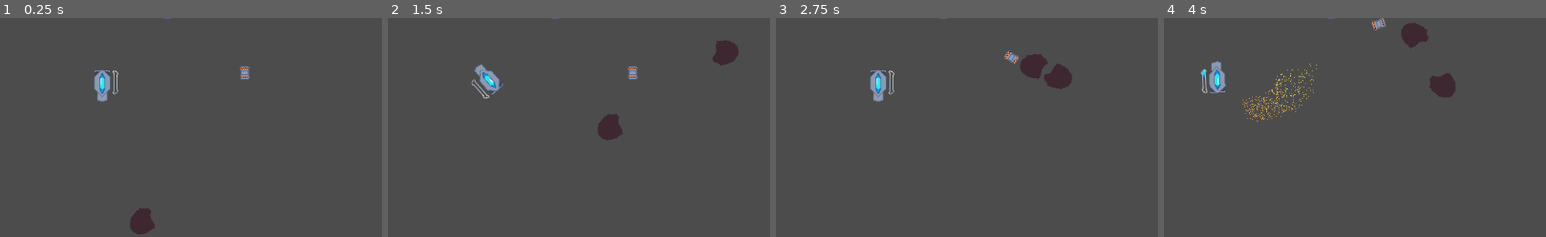
Above: before the commit, frames 1-4 (left to right).
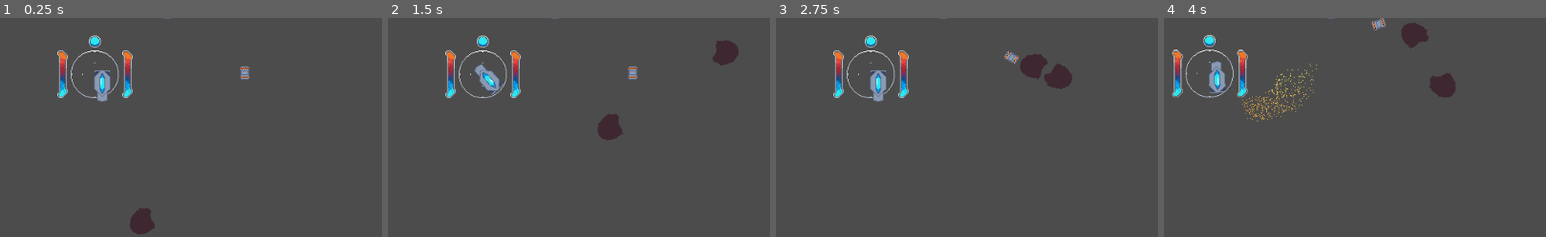
Above: after the commit, the same moments.

Repository: UnwarySage/Subthermal
Game: Godot game, scene res://level/Main.tscn
Same seed, same stepped clock (60 frames per second), same inputs: the game is played once before the commit and once after it.
Inputs:
- Up to frame 1 (0.25 s): no input
- Up to frame 2 (1.5 s): hold D (player_turn_right) 0.53-1.28 s; hold Down (player_brake) from 1.28 s (still down)
- Up to frame 3 (2.75 s): release Down (player_brake) at 2.03 s; hold D (player_turn_right) from 2.03 s (still down)
- Up to frame 4 (4 s): release D (player_turn_right) at 2.78 s; hold W (player_forward) 2.78-3.53 s; hold A (player_turn_left) from 3.53 s (still down)
The pictures show only the part of the screen within x 39-89%, y 50-100%; the shares and areas given below are measured in that part.

The runs differ from the first frame. In frame 1, 1.2% of the frame differs, in the area x 15-35%, y 7-37%; in frame 2, 1.3%; in frame 3, 1.2%; in frame 4, 1.4%, in the area x 2-22%, y 7-37%.
Error after the commit: Parse Error: Indented block expected after declaration of "_physics_process" function. (res://entities/player/PlayerHud.gd:20)

Commit message:
improve player HUD
HUD has life counter
HUD is bigger, and does not rotate
HUD is now a subtree, and communicates with player via signals

Diff:
--- a/game/entities/asteroid/AsteroidFactory.gd
+++ b/game/entities/asteroid/AsteroidFactory.gd
@@ -12,5 +12,4 @@
 	chosen.linear_velocity = self.linear_velocity
 	chosen.global_position = self.global_position
 	chosen.rotation = self.rotation
-	print(self.global_position)
 	self.queue_free()
--- a/game/entities/asteroid/AsteroidFactory.tscn
+++ b/game/entities/asteroid/AsteroidFactory.tscn
@@ -6,7 +6,7 @@
 [ext_resource path="res://entities/asteroid/Asteroid3.tscn" type="PackedScene" id=4]
 [ext_resource path="res://entities/asteroid/Asteroid4.tscn" type="PackedScene" id=5]
 
-[node name="AsteroidFactory" type="RigidBody2D"]
+[node name="AsteroidFactory" type="RigidBody2D" index="0"]
 
 input_pickable = false
 collision_layer = 1
--- /dev/null
+++ b/game/entities/player/LifeIcon.tscn
@@ -0,0 +1,22 @@
+[gd_scene load_steps=2 format=2]
+
+[ext_resource path="res://entities/player/ship_ui_life.png" type="Texture" id=1]
+
+[node name="LifeIcon" type="TextureRect"]
+
+anchor_left = 0.5
+anchor_top = 0.5
+anchor_right = 0.5
+anchor_bottom = 0.5
+margin_left = -20.0
+margin_top = -20.0
+margin_right = 20.0
+margin_bottom = 20.0
+rect_pivot_offset = Vector2( 0, 0 )
+rect_clip_content = false
+mouse_filter = 1
+mouse_default_cursor_shape = 0
+size_flags_horizontal = 1
+size_flags_vertical = 1
+texture = ExtResource( 1 )
+stretch_mode = 0
--- /dev/null
+++ b/game/entities/player/PlayerHud.gd
@@ -0,0 +1,20 @@
+extends VBoxContainer
+var life_icon_scene = preload("res://entities/player/LifeIcon.tscn")
+
+
+
+func _on_ShipBody_heat_updated(new_val):
+	$HBoxContainer/ThermalGauge.value = new_val
+	$HBoxContainer/ThermalGauge.max_value = self.get_parent().get_parent().thermal_buffer
+
+func _on_ShipBody_life_updated(new_val):
+	adjust_life_icons(new_val)
+
+func adjust_life_icons(new_amount):
+	for child in $LifeContainer.get_children():
+		child.queue_free()
+	for val in range(new_amount):
+		var child = life_icon_scene.instance()
+		$LifeContainer.add_child(child)
+
+func _physics_process(delta):
--- a/game/entities/player/Ship.gd
+++ b/game/entities/player/Ship.gd
@@ -17,15 +17,16 @@
 onready var damage = 0
 
 signal overheated
+signal heat_updated
+signal life_updated
 
 func _ready():
 	$EngineTarget.position.y = -engine_strength
 	$ThrusterTarget.position.x = thruster_strength
 	GAMEKEEPER.register_player(self)
+	emit_signal("life_updated", max_health-damage)
 
 func _process(delta):
-	$ThermalGauge.max_value = thermal_buffer
-	$ThermalGauge.value = temperature
 	if (temperature > 0):
 		temperature -= thermal_bleed_rate
 	if (temperature > thermal_buffer):
@@ -33,6 +34,7 @@
 	if (temperature > thermal_buffer * 3):
 		temperature = thermal_buffer * 3
 		print("maxed heat")
+	emit_signal("heat_updated", temperature)
 
 func _integrate_forces(state):
 	self.applied_force = Vector2()
@@ -79,5 +81,6 @@
 
 func accept_damage(damage_amount):
 	damage += damage_amount
+	emit_signal("life_updated", max_health-damage)
 	if (damage >= max_health):
 		GAMEKEEPER.new_level()
--- a/game/entities/player/Ship.tscn
+++ b/game/entities/player/Ship.tscn
@@ -1,9 +1,13 @@
-[gd_scene load_steps=12 format=2]
+[gd_scene load_steps=16 format=2]
 
 [ext_resource path="res://entities/player/Ship.gd" type="Script" id=1]
 [ext_resource path="res://entities/player/ship.png" type="Texture" id=2]
-[ext_resource path="res://entities/player/temperature_gauge_outer.png" type="Texture" id=3]
-[ext_resource path="res://entities/player/temperature_gauge_inner.png" type="Texture" id=4]
+[ext_resource path="res://level/Follower.tscn" type="PackedScene" id=3]
+[ext_resource path="res://entities/player/PlayerHud.gd" type="Script" id=4]
+[ext_resource path="res://entities/player/ship_ui_life.png" type="Texture" id=5]
+[ext_resource path="res://entities/player/temperature_gauge_outer.png" type="Texture" id=6]
+[ext_resource path="res://entities/player/temperature_gauge_inner.png" type="Texture" id=7]
+[ext_resource path="res://entities/player/ship_ui_background.png" type="Texture" id=8]
 
 [sub_resource type="CapsuleShape2D" id=1]
 
@@ -80,7 +84,7 @@
 anim_loop = false
 _sections_unfolded = [ "Color", "Emission Shape", "Flags", "Hue Variation", "Initial Velocity", "Linear Accel", "Spread" ]
 
-[node name="ShipBody" type="RigidBody2D" index="0" groups=[
+[node name="ShipBody" type="RigidBody2D" groups=[
 "has_temperature",
 "ship",
 "player",
@@ -105,7 +109,7 @@
 angular_velocity = 0.0
 angular_damp = -1.0
 script = ExtResource( 1 )
-_sections_unfolded = [ "Linear" ]
+_sections_unfolded = [ "Linear", "Transform" ]
 stat_engine_strength = 150.0
 stat_engine_heat = 0.5
 stat_thruster_strength = 1.0
@@ -139,38 +143,7 @@
 position = Vector2( 0, 30 )
 _sections_unfolded = [ "Transform" ]
 
-[node name="ThermalGauge" type="TextureProgress" parent="." index="6"]
-
-anchor_left = 0.0
-anchor_top = 0.0
-anchor_right = 0.0
-anchor_bottom = 0.0
-margin_top = -15.0
-margin_right = 32.0
-margin_bottom = 17.0
-rect_pivot_offset = Vector2( 0, 0 )
-rect_clip_content = false
-mouse_filter = 0
-mouse_default_cursor_shape = 0
-size_flags_horizontal = 1
-size_flags_vertical = 0
-min_value = 0.0
-max_value = 30.0
-step = 1.0
-page = 0.0
-value = 29.0
-exp_edit = false
-rounded = true
-texture_under = null
-texture_over = ExtResource( 3 )
-texture_progress = ExtResource( 4 )
-fill_mode = 3
-radial_fill_degrees = 360.0
-radial_center_offset = Vector2( 0, 0 )
-nine_patch_stretch = false
-_sections_unfolded = [ "Anchor", "Margin", "Rect" ]
-
-[node name="EngineTrail" type="Particles2D" parent="." index="7"]
+[node name="EngineTrail" type="Particles2D" parent="." index="6"]
 
 position = Vector2( 0, -15 )
 rotation = -1.5708
@@ -195,4 +168,169 @@
 v_frames = 1
 _sections_unfolded = [ "Drawing", "Process Material", "Transform", "Z Index" ]
 
+[node name="Follower" parent="." index="7" instance=ExtResource( 3 )]
+
+z_index = -1
+_sections_unfolded = [ "Visibility", "Z Index" ]
+
+[node name="VBoxContainer" type="VBoxContainer" parent="Follower" index="0"]
+
+anchor_left = 0.5
+anchor_top = 0.5
+anchor_right = 0.5
+anchor_bottom = 0.5
+margin_left = -78.0
+margin_top = -62.0
+margin_right = 58.0
+margin_bottom = 70.0
+rect_pivot_offset = Vector2( 0, 0 )
+rect_clip_content = false
+mouse_filter = 1
+mouse_default_cursor_shape = 0
+size_flags_horizontal = 1
+size_flags_vertical = 1
+alignment = 0
+script = ExtResource( 4 )
+_sections_unfolded = [ "Anchor", "Margin" ]
+__meta__ = {
+"_edit_group_": true
+}
+
+[node name="LifeContainer" type="HBoxContainer" parent="Follower/VBoxContainer" index="0"]
+
+anchor_left = 0.0
+anchor_top = 0.0
+anchor_right = 0.0
+anchor_bottom = 0.0
+margin_right = 136.0
+margin_bottom = 16.0
+rect_pivot_offset = Vector2( 0, 0 )
+rect_clip_content = false
+mouse_filter = 1
+mouse_default_cursor_shape = 0
+size_flags_horizontal = 1
+size_flags_vertical = 1
+alignment = 1
+_sections_unfolded = [ "Grow Direction", "Margin" ]
+
+[node name="LifeIcon" type="TextureRect" parent="Follower/VBoxContainer/LifeContainer" index="0"]
+
+anchor_left = 0.0
+anchor_top = 0.0
+anchor_right = 0.0
+anchor_bottom = 0.0
+margin_left = 60.0
+margin_right = 76.0
+margin_bottom = 16.0
+rect_pivot_offset = Vector2( 0, 0 )
+rect_clip_content = false
+mouse_filter = 1
+mouse_default_cursor_shape = 0
+size_flags_horizontal = 1
+size_flags_vertical = 1
+texture = ExtResource( 5 )
+stretch_mode = 0
+
+[node name="HBoxContainer" type="HBoxContainer" parent="Follower/VBoxContainer" index="1"]
+
+anchor_left = 0.0
+anchor_top = 0.0
+anchor_right = 0.0
+anchor_bottom = 0.0
+margin_top = 20.0
+margin_right = 136.0
+margin_bottom = 84.0
+rect_pivot_offset = Vector2( 0, 0 )
+rect_clip_content = false
+mouse_filter = 1
+mouse_default_cursor_shape = 0
+size_flags_horizontal = 1
+size_flags_vertical = 1
+alignment = 1
+_sections_unfolded = [ "Anchor", "Margin" ]
+
+[node name="MassGauge" type="TextureProgress" parent="Follower/VBoxContainer/HBoxContainer" index="0"]
+
+anchor_left = 0.0
+anchor_top = 0.0
+anchor_right = 0.0
+anchor_bottom = 0.0
+margin_left = 17.0
+margin_right = 32.0
+margin_bottom = 64.0
+rect_pivot_offset = Vector2( 0, 0 )
+rect_clip_content = false
+mouse_filter = 0
+mouse_default_cursor_shape = 0
+size_flags_horizontal = 1
+size_flags_vertical = 0
+min_value = 0.0
+max_value = 30.0
+step = 1.0
+page = 0.0
+value = 29.0
+exp_edit = false
+rounded = true
+texture_under = null
+texture_over = ExtResource( 6 )
+texture_progress = ExtResource( 7 )
+fill_mode = 3
+radial_fill_degrees = 360.0
+radial_center_offset = Vector2( 0, 0 )
+nine_patch_stretch = false
+_sections_unfolded = [ "Anchor", "Margin", "Rect", "Textures" ]
+
+[node name="TextureRect" type="TextureRect" parent="Follower/VBoxContainer/HBoxContainer" index="1"]
+
+anchor_left = 0.0
+anchor_top = 0.0
+anchor_right = 0.0
+anchor_bottom = 0.0
+margin_left = 36.0
+margin_right = 100.0
+margin_bottom = 64.0
+rect_pivot_offset = Vector2( 0, 0 )
+rect_clip_content = false
+mouse_filter = 1
+mouse_default_cursor_shape = 0
+size_flags_horizontal = 1
+size_flags_vertical = 1
+texture = ExtResource( 8 )
+stretch_mode = 0
+
+[node name="ThermalGauge" type="TextureProgress" parent="Follower/VBoxContainer/HBoxContainer" index="2"]
+
+anchor_left = 0.0
+anchor_top = 0.0
+anchor_right = 0.0
+anchor_bottom = 0.0
+margin_left = 104.0
+margin_right = 119.0
+margin_bottom = 64.0
+rect_pivot_offset = Vector2( 0, 0 )
+rect_clip_content = false
+mouse_filter = 0
+mouse_default_cursor_shape = 0
+size_flags_horizontal = 1
+size_flags_vertical = 0
+min_value = 0.0
+max_value = 30.0
+step = 1.0
+page = 0.0
+value = 29.0
+exp_edit = false
+rounded = true
+texture_under = null
+texture_over = ExtResource( 6 )
+texture_progress = ExtResource( 7 )
+fill_mode = 3
+radial_fill_degrees = 360.0
+radial_center_offset = Vector2( 0, 0 )
+nine_patch_stretch = false
+_sections_unfolded = [ "Anchor", "Margin", "Rect", "Textures" ]
+
 [connection signal="body_entered" from="." to="." method="_on_ShipBody_body_entered"]
+
+[connection signal="heat_updated" from="." to="Follower/VBoxContainer" method="_on_ShipBody_heat_updated"]
+
+[connection signal="life_updated" from="." to="Follower/VBoxContainer" method="_on_ShipBody_life_updated"]
--- /dev/null
+++ b/game/level/Follower.gd
@@ -0,0 +1,11 @@
+extends Position2D
+
+var follow = null
+
+func _ready():
+	follow = self.get_parent()
+	self.get_parent().get_parent().add_child(self)
+
+func _physics_process(delta):
+	self.global_position = follow.global_position
+	self.global_rotation = 0
--- /dev/null
+++ b/game/level/Follower.tscn
@@ -0,0 +1,7 @@
+[gd_scene load_steps=2 format=2]
+
+[ext_resource path="res://level/Follower.gd" type="Script" id=1]
+
+[node name="Follower" type="Position2D"]
+
+script = ExtResource( 1 )
--- a/game/level/Main.tscn
+++ b/game/level/Main.tscn
@@ -23,7 +23,6 @@
 [node name="Player" parent="." index="0" instance=ExtResource( 2 )]
 
 position = Vector2( 539.047, 390.649 )
-_sections_unfolded = [ "Linear", "Transform" ]
 stat_thruster_strength = 65.0
 
 [node name="CannisterBody" parent="." index="1" instance=ExtResource( 3 )]
Binary file added: game/entities/player/ship_ui_background.png
Not shown, added: game/entities/player/ship_ui_background.png.import
Binary file added: game/entities/player/ship_ui_life.png
Not shown, added: game/entities/player/ship_ui_life.png.import
Binary file changed: game/entities/player/temperature_gauge_inner.png
Not shown, changed: game/entities/player/temperature_gauge_inner.png.import
Binary file changed: game/entities/player/temperature_gauge_outer.png
Not shown, added: art-source/ship_ui_background.ase
Not shown, added: art-source/ship_ui_life.ase
Not shown, changed: art-source/temperature_gauge.ase
